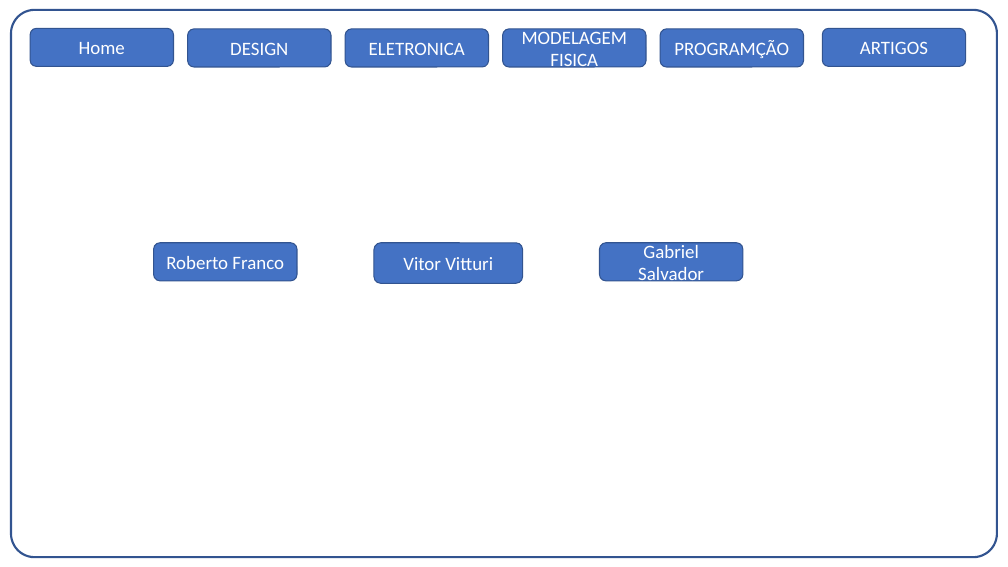
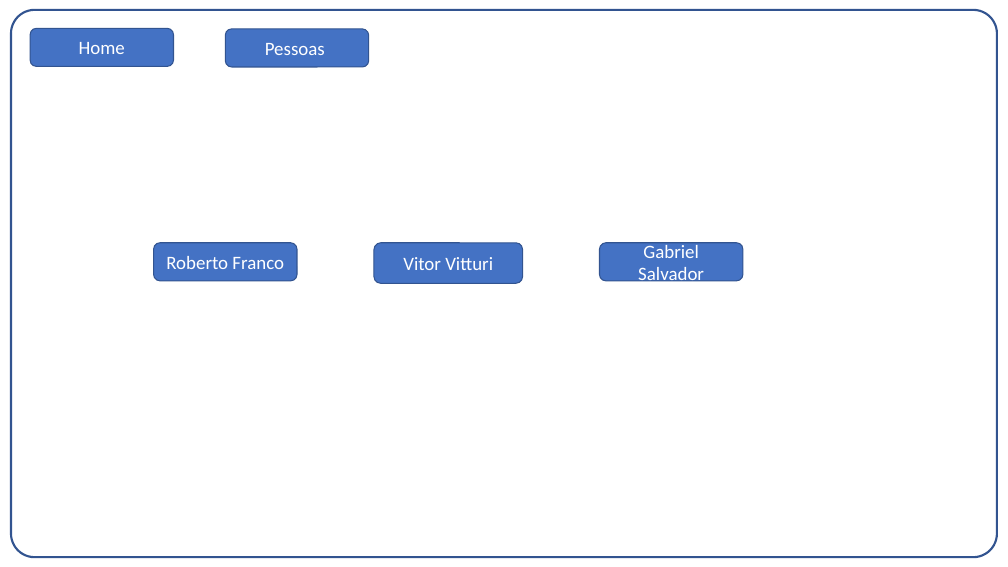
Before and after one commit to betofr1/co-design, a slide deck: slide 6 of Projeto 1/Entrega01.pptx. Drawn at 1008x567 pixels with LibreOffice and Linux fonts; fonts in the diff are those of the drawing. Boxes give left, top, right and bottom in pixels: in the first picture for what was removed or moved away, otherwise in the second. Text is boxed around its words. In the diff, an @@ line names an element or a change of style, - is before the commit and + after.

```diff
--- a/Projeto 1/Entrega01.pptx
+++ b/Projeto 1/Entrega01.pptx
@@ rounded rectangle removed at (188,29,331,67) @@
-DESIGN
@@ rounded rectangle added at (225,29,369,67), fill #4472C4, outline #325491 1 pt, 18 pt, text #FFFFFF @@
+Pessoas
@@ rounded rectangle removed at (346,29,489,67) @@
-ELETRONICA
@@ rounded rectangle removed at (503,29,647,67) @@
-MODELAGEM FISICA
@@ rounded rectangle removed at (660,29,804,67) @@
-PROGRAMÇÃO
@@ rounded rectangle removed at (823,28,966,66) @@
-ARTIGOS
```
Also in this commit, not shown: 4 other files.
